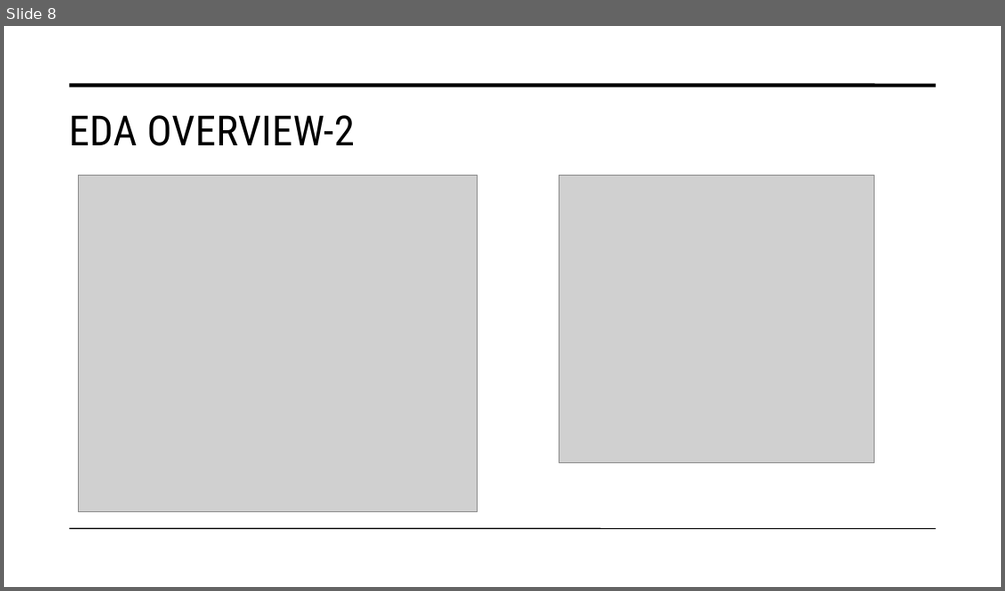
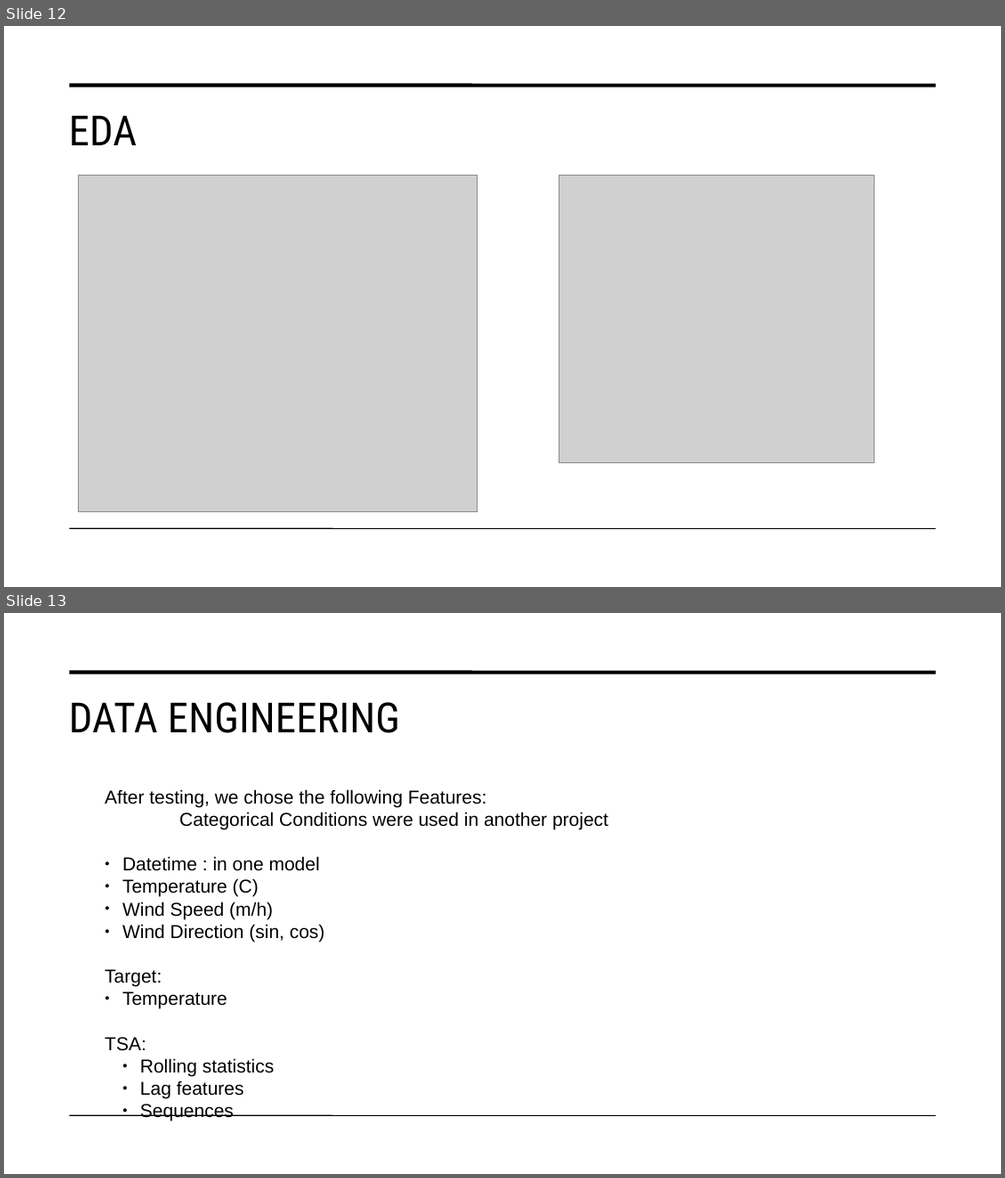
Before and after one commit to Basel-Aldwairi/Temperature_TSA, a slide deck: Report/Machine Learning Methods for Weather Forecasting.pptx. Shown one above the other, each under a label of ours: slide 8 before the commit, slides 12 and 13 after it. The pictures are 1005x591 and 1005x1178 pixels, drawn with LibreOffice and Linux fonts; fonts in the diff are those of the drawing; grey boxes stand for pictures. Boxes give left, top, right and bottom in pixels: in the first picture for what was removed or moved away, otherwise in the second. Text is boxed around its words. In the diff, an @@ line names an element or a change of style, - is before the commit and + after.

```diff
--- a/Report/Machine Learning Methods for Weather Forecasting.pptx
+++ b/Report/Machine Learning Methods for Weather Forecasting.pptx
@@ slide 13 added at (4,613,1001,1174), background #FFFFFF; not listed: 2 template elements that a slide beside it also shows @@
@@ title added at (69,702,400,733), 40 pt, text #000000 @@
+DATA ENGINEERING
@@ text added at (105,789,608,1099), 18 pt, text #000000 @@
+After testing, we chose the following Features:
+Categorical Conditions were used in another project
+● Datetime : in one model
+● Temperature (C)
+● Wind Speed (m/h)
+● Wind Direction (sin, cos)
+Target:
+● Temperature
+TSA:
+  ● Rolling statistics
+  ● Lag features
+  ● Sequences
@@ what was slide 8 is now slide 12 @@
@@ slide 12 changed as well @@
@@ title at (69,115,138,145): text changed @@
-EDA OVERVIEW-2
+EDA
```
Also in this commit, not shown: 9 other slides changed, 8 other slides added, 3 slides removed, 4 other files.
